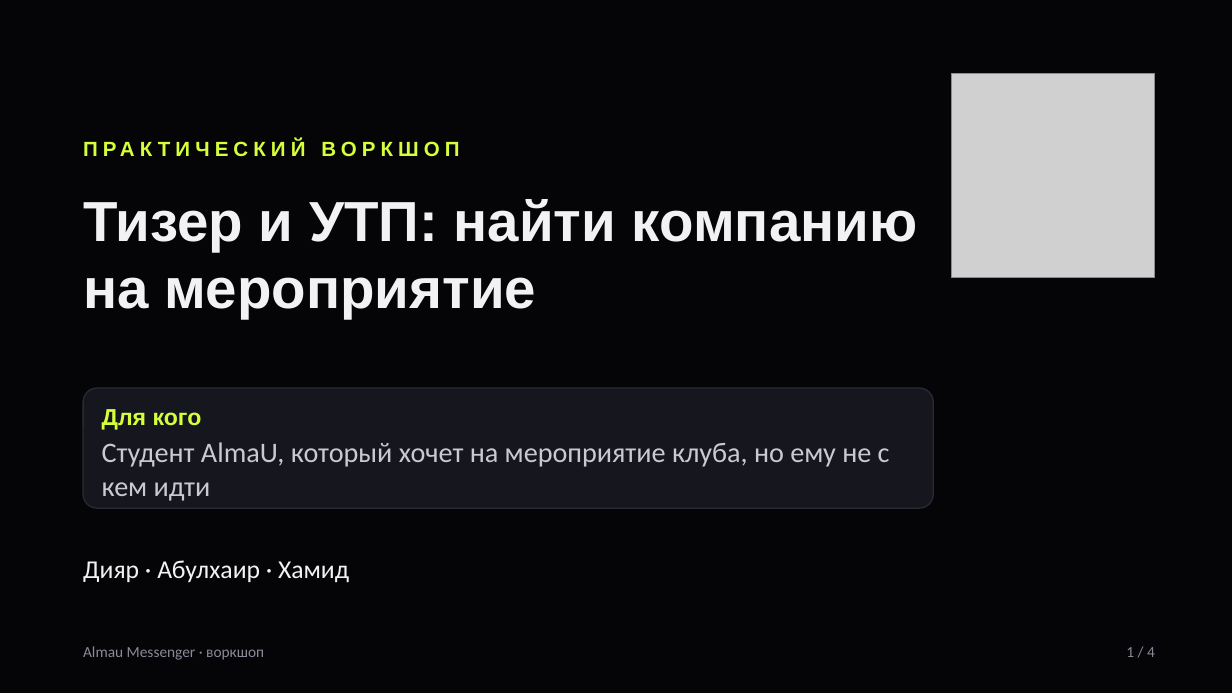
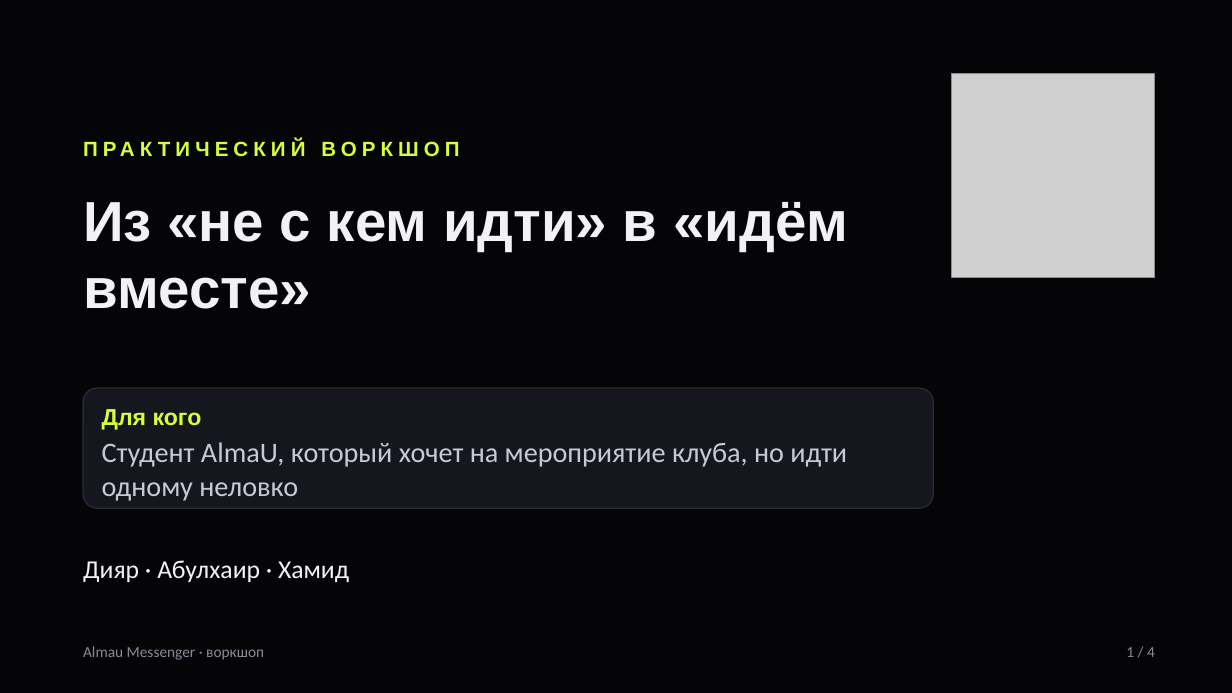
Before and after one commit to taekeanoshi/Almau_messanger, a slide deck: slide 1 of docs/Workshop_Almau_Messenger.pptx. Drawn at 1232x693 pixels with LibreOffice and Linux fonts; fonts in the diff are those of the drawing; grey boxes stand for pictures. Boxes give left, top, right and bottom in pixels: in the first picture for what was removed or moved away, otherwise in the second. Text is boxed around its words. In the diff, an @@ line names an element or a change of style, - is before the commit and + after.

```diff
--- a/docs/Workshop_Almau_Messenger.pptx
+++ b/docs/Workshop_Almau_Messenger.pptx
@@ text at box(83, 202, 848, 309): text changed @@
-Тизер и УТП: найти компанию на мероприятие
+Из «не с кем идти» в «идём вместе»
@@ text at box(102, 442, 847, 501): text changed @@
-Студент AlmaU, который хочет на мероприятие клуба, но ему не с кем идти
+Студент AlmaU, который хочет на мероприятие клуба, но идти одному неловко
```
Also in this commit, not shown: 3 other slides changed, 3 other files.
